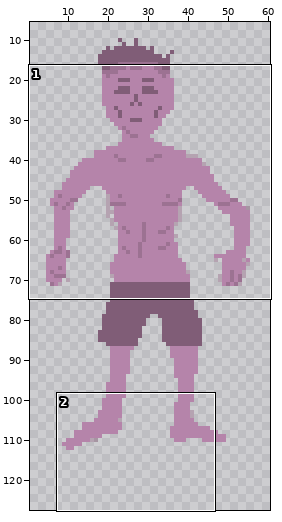
A pixel-art file gets an edit: assets/art/male_corpse_thin.aseprite. Above, an overview of the earlier version with the close-up marked.
Close-up. As it was:
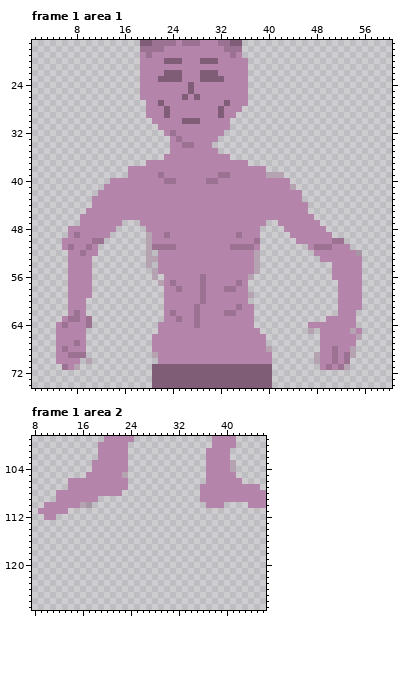
64x128 pixels, 1 frame. Shown: frame 1 area 1: x 1..60, y 17..74; frame 1 area 2: x 8..46, y 99..127. The wide view leaves out empty margins. The commit also changed other frames or places, which this record leaves out.
The same view after the edit:
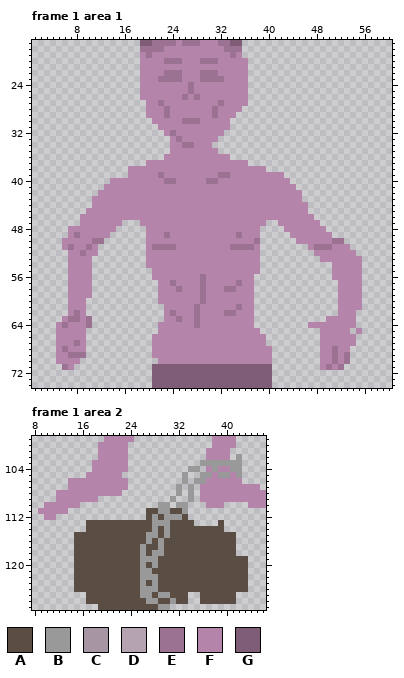
Palette (. is transparent): A #5a4e44  B #999999  C #a695a2  D #b5a3b1  E #9c7292  F #b584aa  G #805d77
The edit:
layer "rock and chain" now shown
Changed rows in their new state; - is an unchanged pixel.
Frame 1 area 1, layers "body", "skeleton":
first column x 22:
20 -EEE---EEE--
22 -EEE---EEE--
23 EEEE---EEEE-
24 -----E------
25 -----E------
26 ----E-E-----
27 E---------EF
28 -E-------EF-
29 -E-------EF-
30 ----EEE-----
first column x 40:
39 FFF--
41 ----F
first column x 20:
49 F-----------------------------------
50 F-----------------------------------
51 F-----------------------------------
52 FF----------------F----------------.
53 FF----------------F-----------------
54 FF----------------F-----------------
55 -F----------------F-----------------
56 -FF--------------F------------------
57 --F--------------F------------------
58 --F--------------F------------------
59 --F--------------F------------------
60 --F--------------F------------------
first column x 8:
65 ---------------------------------------.------.-
66 -----------------------------------------------.
68 --------------------------------F-------------.-
69 -------------F--------------------------.-----.-
70 --.-------------------------------------.-------
71 .--------------------------------------------.--
Frame 1 area 2, layers "rock and chain", "skeleton":
first column x 15:
102 ---------------------------B-
103 ---------------------BBBBBBB-
104 -------------------BB--B--BB-
105 --------.---------B--BB-BB-B-
106 ------------------B-BB-------
107 -----------------B-B---------
108 -----------------B-B---------
109 ----------------B--B---------
110 -..-----------BB-BB----------
111 ------------AABBAAB----------
112 ------------ABABBBA----------
113 --AAAAAAAAAAABBBAAAA----A----
114 --AAAAAAAAAAABABAAAAAAAAA----
115 AAAAAAAAAAAABBABAAAAAAAAAAA--
116 AAAAAAAAAAAABABAAAAAAAAAAAA--
117 AAAAAAAAAAABAABAAAAAAAAAAAA--
118 AAAAAAAAAAABABBAAAAAAAAAAAA--
119 AAAAAAAAAAABBBAAAAAAAAAAAAAAA
120 AAAAAAAAAAABABAAAAAAAAAAAAAAA
121 AAAAAAAAAAABBAAAAAAAAAAAAAAAA
122 AAAAAAAAAAABBBAAAAAAAAAAAAAAA
123 AAAAAAAAAAABABAAAAAAAAAAAAAAA
124 AAAAAAAAAAABBBAAAAAAAAAAAAAAA
125 --AAAAAAAAABBABBAAA--AAAAAA--
126 --AAAAAAAAAABBAABAA--AAAAAA--
127 ----AAAAAAAAAABB-------------
